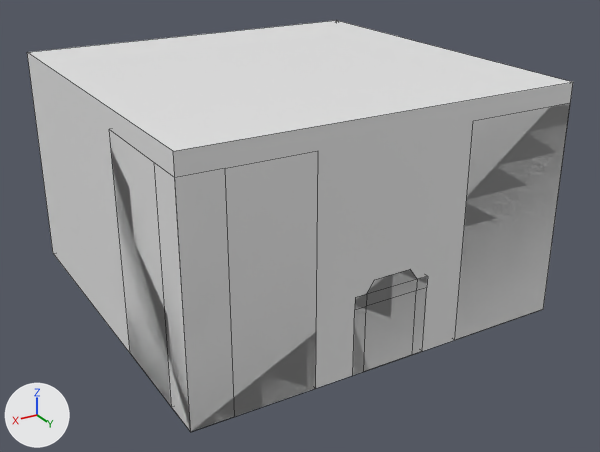
An edit to the Blender file Design/graphic/Level/room.blend, drawn before and after from the same camera.
Rendered twice from a 50 mm camera at (10.28, 18.13, 10.56) aimed at (-0.27, 0.55, 1.77). The lights are fixed; the arrows at lower left show +X, +Y and +Z. Mesh edges are drawn as thin lines. Materials are left out; every surface is plain grey.

Script lines for the objects in view, before the commit:
```python
me_cube = bpy.data.meshes.new('Cube')
me_cube.from_pydata(...)  # 16 vertices, 10 faces; spans x -5.0..5.0, y -5.0..5.0, z 0.0..6.0
me_cube.materials.append(mat_material)
me_cube_009 = bpy.data.meshes.new('Cube.009')
me_cube_009.from_pydata(...)  # 16 vertices, 14 faces; spans x -3.0..0.0, y -3.5..0.0, z 0.0..5.5
# before: 0 (-1.0, -3.5, 0.0), 1 (-1.0, 0.0, 0.0) at pixel (234, 416), 2 (0.0, 0.0, 0.0) at pixel (190, 432), 3 (0.0, -3.5, 0.0) at pixel (130, 353), 5 (-1.0, 0.0, 5.5) at pixel (225, 168)
# before: 6 (0.0, 0.0, 5.5) at pixel (174, 177), 7 (0.0, -3.5, 5.5) at pixel (109, 129), 9 (-1.0, -1.0, 0.0), 10 (0.0, -1.0, 5.5) at pixel (153, 162), 11 (0.0, -1.0, 0.0) at pixel (171, 407)
# before: 12 (-3.0, -1.0, 0.0), 14 (-3.0, 0.0, 5.5) at pixel (317, 150), 15 (-3.0, 0.0, 0.0) at pixel (315, 388)
me_cube_010 = bpy.data.meshes.new('Cube.010')
me_cube_010.from_pydata(...)  # a box spanning x 0.0..3.0, y -1.0..0.0, z 0.0..5.5
# before: 0 (0.0, -1.0, 0.0), 1 (0.0, 0.0, 0.0) at pixel (543, 309), 2 (3.0, 0.0, 0.0) at pixel (454, 340), 3 (3.0, -1.0, 0.0), 5 (0.0, 0.0, 5.5) at pixel (570, 103)
# before: 6 (3.0, 0.0, 5.5) at pixel (473, 121)
me_cube_011 = bpy.data.meshes.new('Cube.011')
me_cube_011.from_pydata(...)  # 40 vertices, 38 faces; spans x -1.0..1.0, y -0.8..0.0, z 0.0..2.3
ob_cube = bpy.data.objects.new('Cube', me_cube)
ob_cube.location = (0.0, 0.0, 0.0)
ob_cube_008 = bpy.data.objects.new('Cube.008', me_cube_009)
ob_cube_008.location = (5.0, 5.0, 0.0)
ob_cube_009 = bpy.data.objects.new('Cube.009', me_cube_010)
ob_cube_009.location = (-5.0, 5.0, 0.0)
ob_cube_010 = bpy.data.objects.new('Cube.010', me_cube_011)
ob_cube_010.location = (0.0, 5.0, 0.0)
```
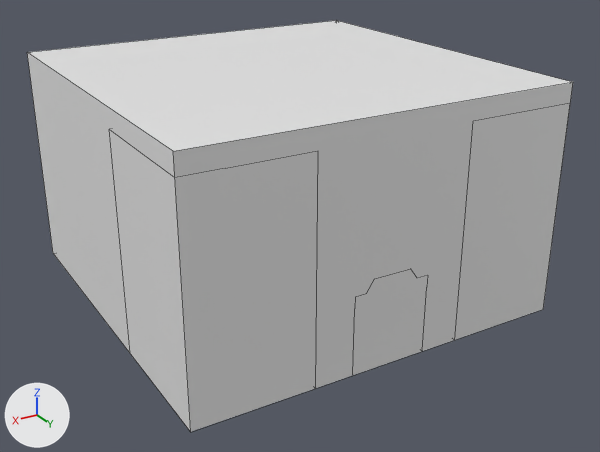
Where the change shows, as pixel boxes [x1, y1, x2, y2] in the pictures (600 x 452 px):
```json
{"object": "Cube.008", "change": "reshaped", "before": [111, 131, 318, 432], "on screen": "not visible afterwards"}
{"object": "Cube.009", "change": "reshaped", "before": [455, 103, 570, 338], "on screen": "not visible afterwards"}
{"object": "Cube.010", "change": "reshaped", "before": [353, 269, 427, 375], "on screen": "not visible afterwards"}
```

The change, as JSON lines over the scene's bpy script:
```json
{"block": "me_cube_010", "where": "me_cube_010.from_pydata(...)  # 8 vertices, 6 faces; spans x 0.0..3.0, y -1.0..0.0, z 0.0..5.5"}
{"block": "me_cube_010", "where": "# used by ob_cube_009; location = (-5.0, 5.0, 0.0)"}
{"block": "me_cube_010", "where": "# verts and faces of me_cube_010; kept vertices keep their numbers, new ones are numbered from 8"}
{"block": "me_cube_010", "change": "me_cube_010 part 1"}
{"op": "add", "block": "me_cube_010", "code": "delete_faces([(1, 5, 6, 2), (0, 1, 2, 3)])"}
{"block": "me_cube_009", "where": "me_cube_009.from_pydata(...)  # 16 vertices, 14 faces; spans x -3.0..0.0, y -3.5..0.0, z 0.0..5.5"}
{"block": "me_cube_009", "where": "# used by ob_cube_008; location = (5.0, 5.0, 0.0)"}
{"block": "me_cube_009", "where": "# verts and faces of me_cube_009; kept vertices keep their numbers, new ones are numbered from 16"}
{"block": "me_cube_009", "change": "me_cube_009 part 2"}
{"op": "add", "block": "me_cube_009", "code": "delete_vertices([1, 2, 11])  # with the faces that use them"}
{"block": "me_cube_011", "where": "# used by ob_cube_010; location = (0.0, 5.0, 0.0)"}
{"op": "remove", "block": "me_cube_011", "code": "me_cube_011.from_pydata(...)  # 40 vertices, 38 faces; spans x -1.0..1.0, y -0.8..0.0, z 0.0..2.3"}
{"op": "add", "block": "me_cube_011", "code": "me_cube_011.from_pydata(...)  # 50 vertices, 39 faces; spans x -1.0..1.0, y -1.1..0.0, z 0.0..2.32"}
{"block": "me_cube_011", "change": "me_cube_011 part 3: 34 vertices removed from x -1.0..1.0, y -0.8..0.0, z 0.0..2.3; 44 vertices added at x -1.0..1.0, y -1.1..0.0, z 0.0..2.32"}
```
